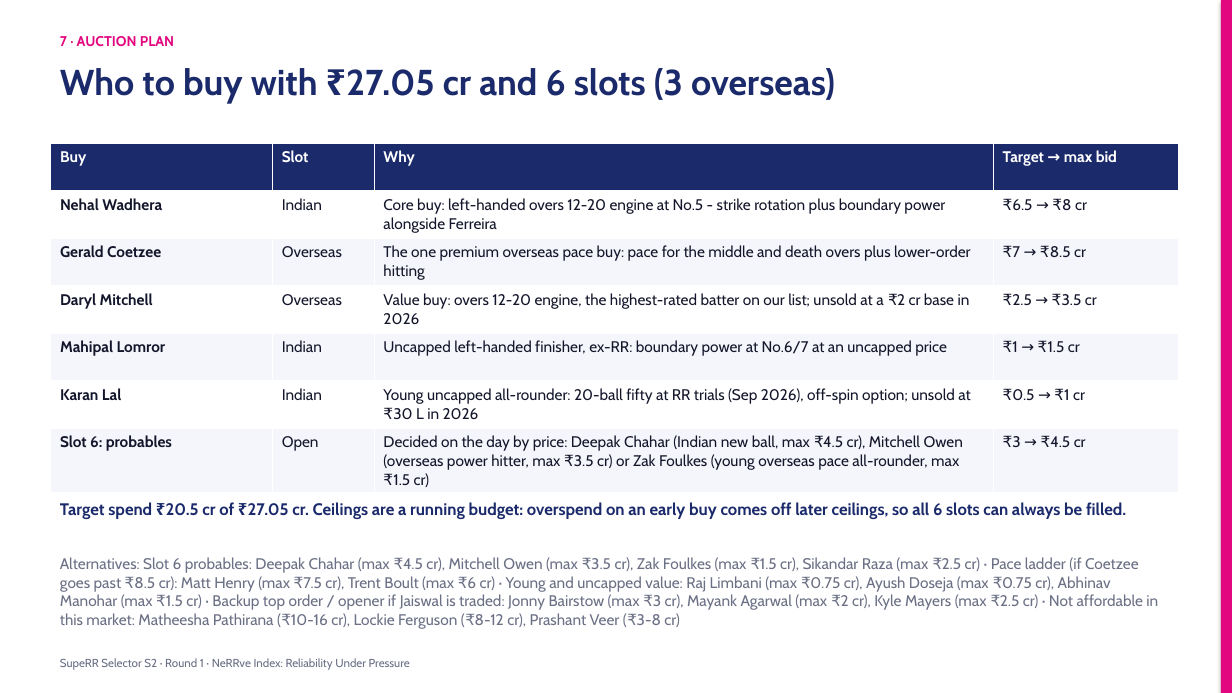
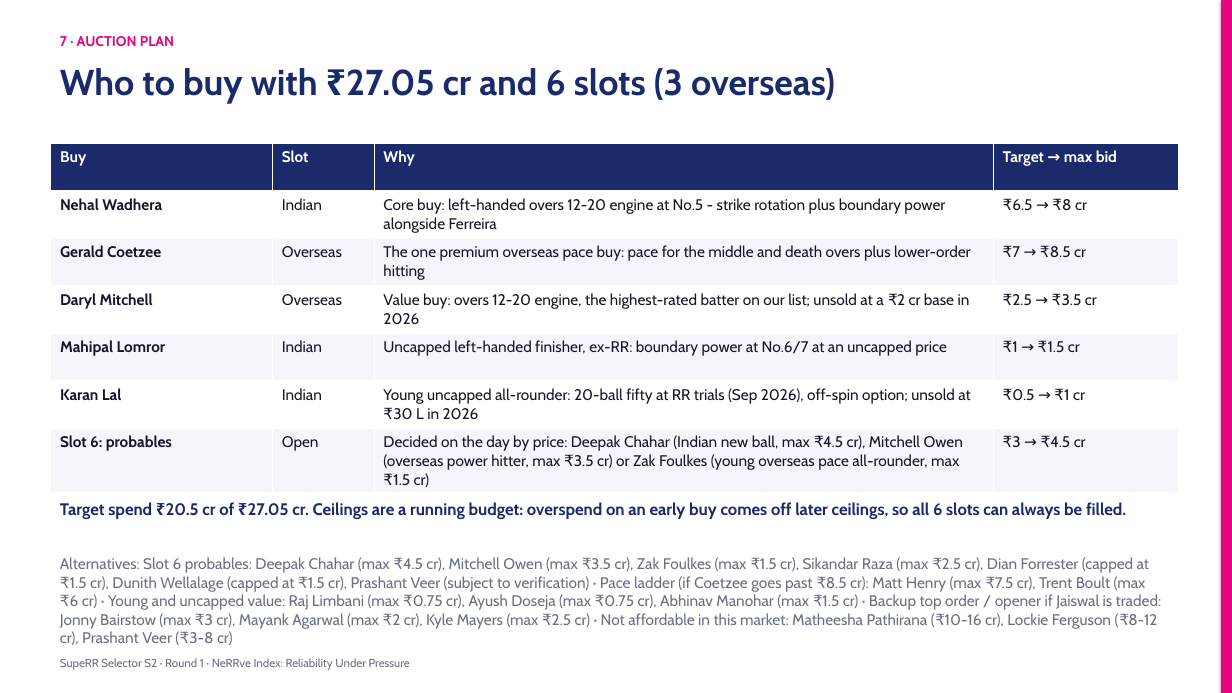
Before and after one commit to KoduruChandrasekhar/RRAuction-, a slide deck: slide 12 of submission/NeRRve_Deck.pptx. Drawn at 1232x693 pixels with LibreOffice and Linux fonts; fonts in the diff are those of the drawing. Boxes give left, top, right and bottom in pixels: in the first picture for what was removed or moved away, otherwise in the second. Text is boxed around its words. In the diff, an @@ line names an element or a change of style, - is before the commit and + after.

```diff
--- a/submission/NeRRve_Deck.pptx
+++ b/submission/NeRRve_Deck.pptx
@@ text at box(60, 557, 1161, 645): text changed @@
-Alternatives: Slot 6 probables: Deepak Chahar (max ₹4.5 cr), Mitchell Owen (max ₹3.5 cr), Zak Foulkes (max ₹1.5 cr), Sikandar Raza (max ₹2.5 cr) · Pace ladder (if Coetzee goes past ₹8.5 cr): Matt Henry (max ₹7.5 cr), Trent Boult (max ₹6 cr) · Young and uncapped value: Raj Limbani (max ₹0.75 cr), Ayush Doseja (max ₹0.75 cr), Abhinav Manohar (max ₹1.5 cr) · Backup top order / opener if Jaiswal is traded: Jonny Bairstow (max ₹3 cr), Mayank Agarwal (max ₹2 cr), Kyle Mayers (max ₹2.5 cr) · Not affordable in this market: Matheesha Pathirana (₹10-16 cr), Lockie Ferguson (₹8-12 cr), Prashant Veer (₹3-8 cr)
+Alternatives: Slot 6 probables: Deepak Chahar (max ₹4.5 cr), Mitchell Owen (max ₹3.5 cr), Zak Foulkes (max ₹1.5 cr), Sikandar Raza (max ₹2.5 cr), Dian Forrester (capped at ₹1.5 cr), Dunith Wellalage (capped at ₹1.5 cr), Prashant Veer (subject to verification) · Pace ladder (if Coetzee goes past ₹8.5 cr): Matt Henry (max ₹7.5 cr), Trent Boult (max ₹6 cr) · Young and uncapped value: Raj Limbani (max ₹0.75 cr), Ayush Doseja (max ₹0.75 cr), Abhinav Manohar (max ₹1.5 cr) · Backup top order / opener if Jaiswal is traded: Jonny Bairstow (max ₹3 cr), Mayank Agarwal (max ₹2 cr), Kyle Mayers (max ₹2.5 cr) · Not affordable in this market: Matheesha Pathirana (₹10-16 cr), Lockie Ferguson (₹8-12 cr), Prashant Veer (₹3-8 cr)
```
Also in this commit, not shown: 3 other slides changed, 5 other files.
